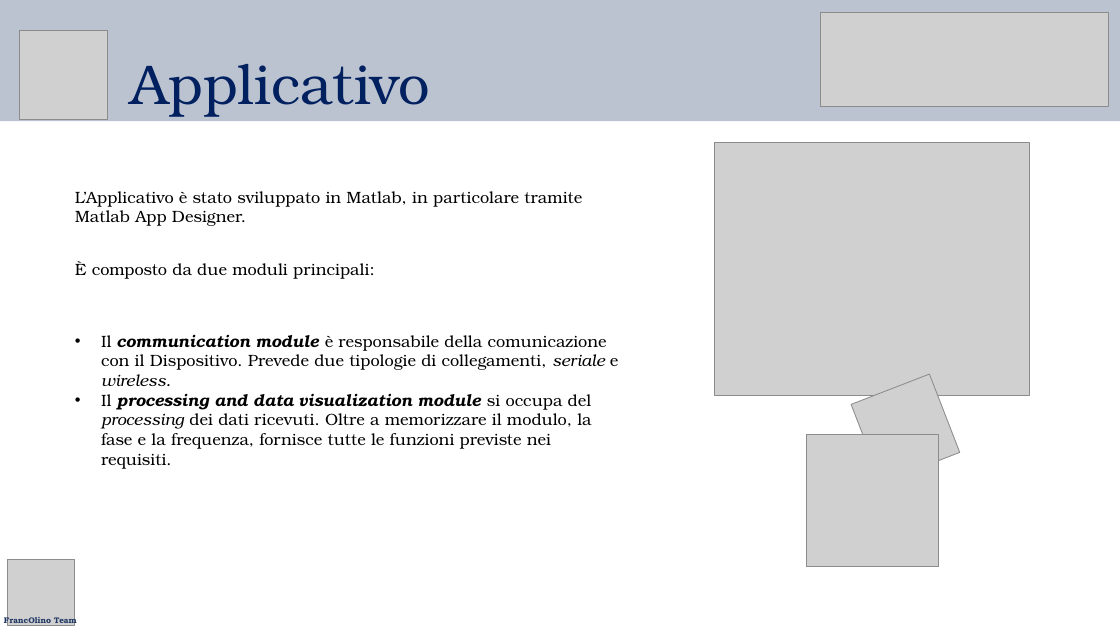
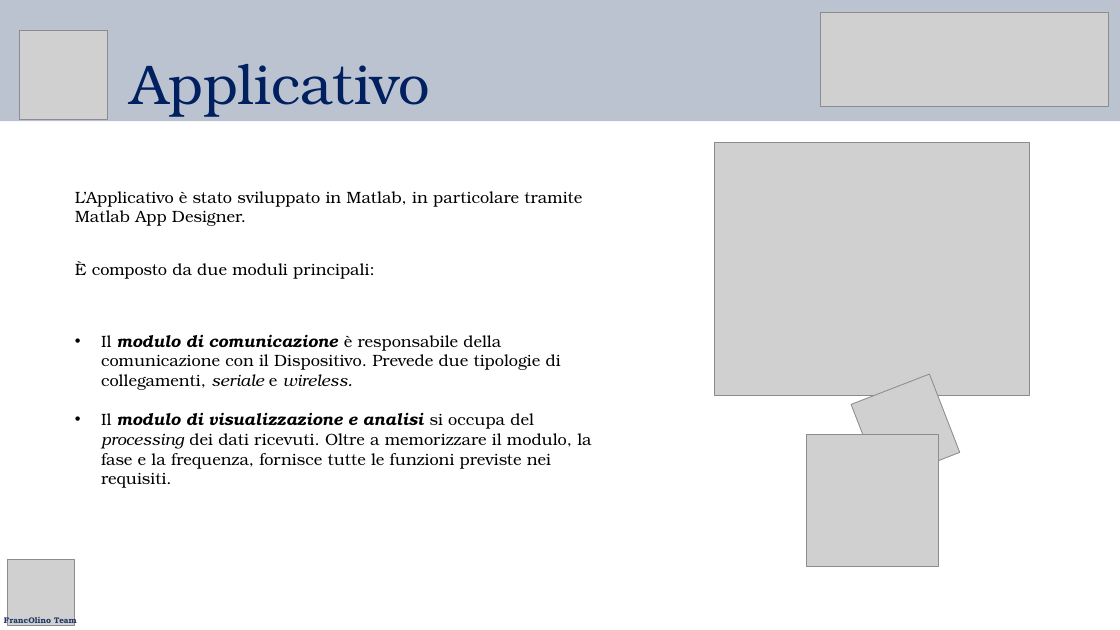
Before and after one commit to g0vann/IMSI_Project, a slide deck: slide 13 of Documentazione/Presentazione_animated.pptx. Drawn at 1120x630 pixels with LibreOffice and Linux fonts; fonts in the diff are those of the drawing; grey boxes stand for pictures. Boxes give left, top, right and bottom in pixels: in the first picture for what was removed or moved away, otherwise in the second. Text is boxed around its words. In the diff, an @@ line names an element or a change of style, - is before the commit and + after.

```diff
--- a/Documentazione/Presentazione_animated.pptx
+++ b/Documentazione/Presentazione_animated.pptx
@@ text at (x1=101, y1=334, x2=591, y2=469): text changed @@
-• Il communication module è responsabile della comunicazione con il Dispositivo. Prevede due tipologie di collegamenti, seriale e wireless.
-• Il processing and data visualization module si occupa del processing dei dati ricevuti. Oltre a memorizzare il modulo, la fase e la frequenza, fornisce tutte le funzioni previste nei requisiti.
+• Il modulo di comunicazione è responsabile della comunicazione con il Dispositivo. Prevede due tipologie di collegamenti, seriale e wireless.
+• Il modulo di visualizzazione e analisi si occupa del processing dei dati ricevuti. Oltre a memorizzare il modulo, la fase e la frequenza, fornisce tutte le funzioni previste nei requisiti.
```
Also in this commit, not shown: 19 other slides changed, 1 slide added, 5 other files.
